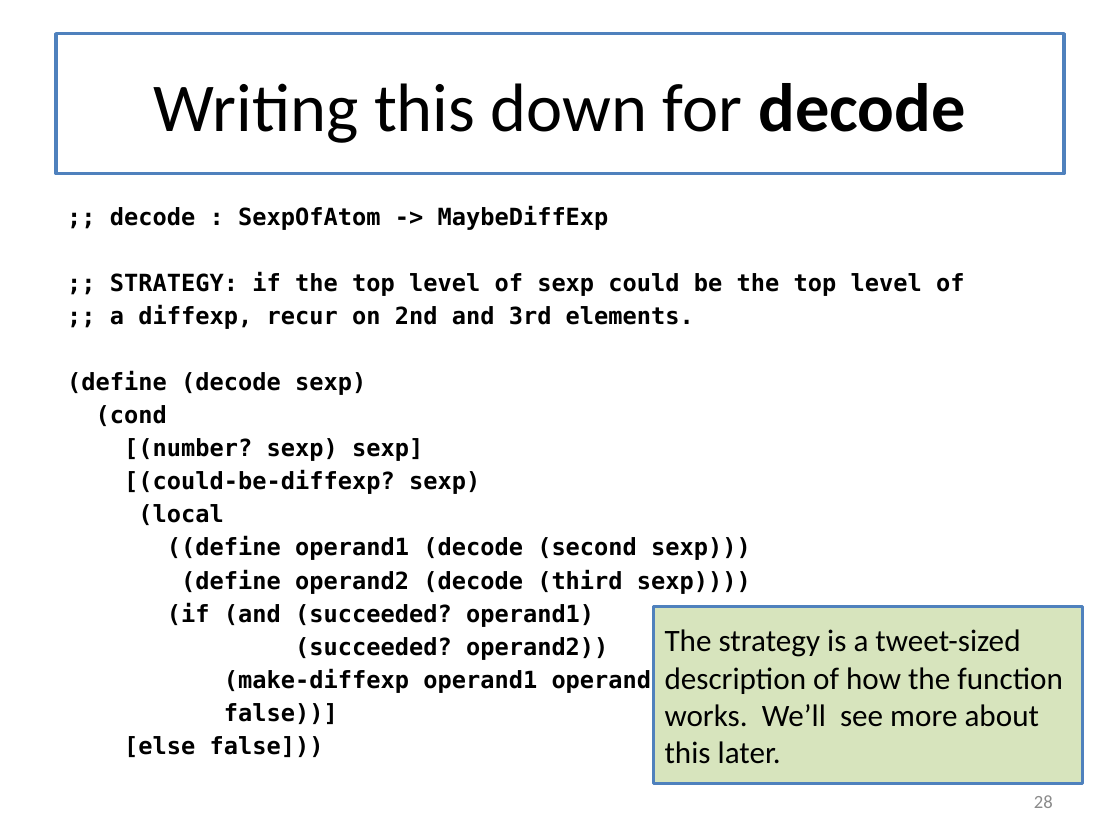
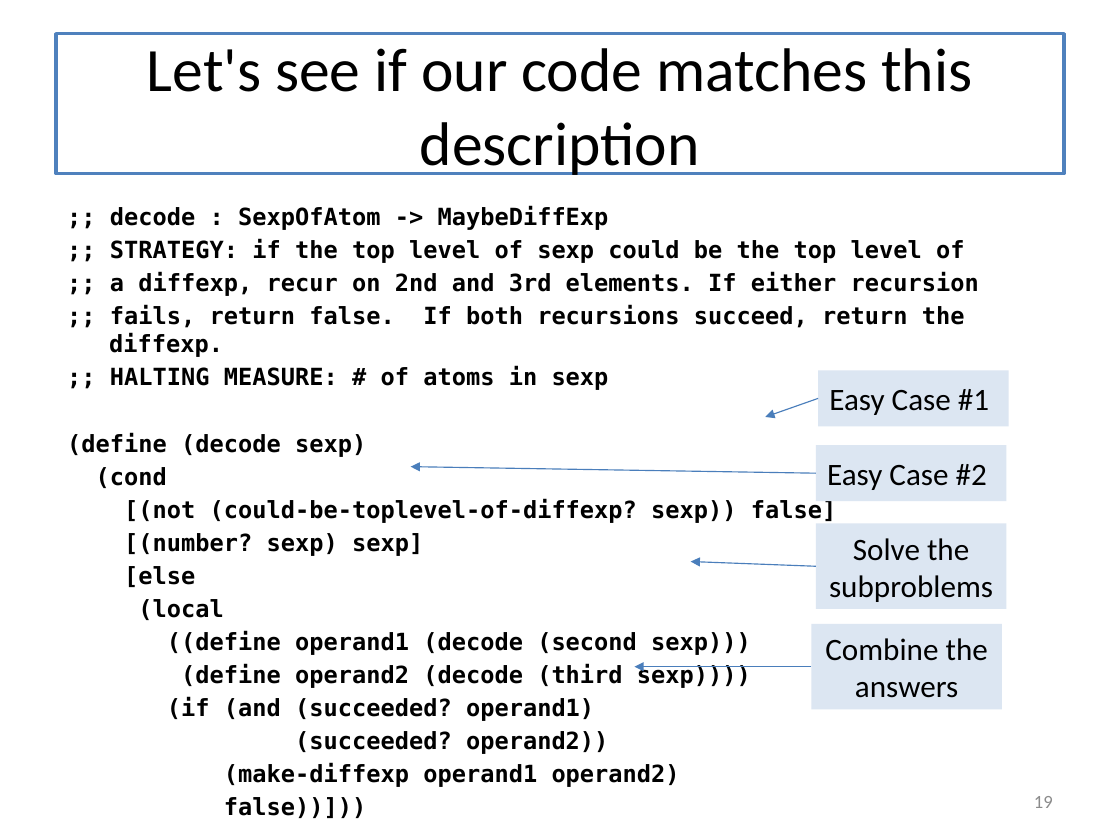
Before and after one commit to mwand/cs5010f16, a slide deck: slide 19 of Slides/Lesson 8.1 Introducing General Recursion.pptx (slide 28 before the commit). Drawn at 1120x840 pixels with LibreOffice and Linux fonts; fonts in the diff are those of the drawing. Boxes give left, top, right and bottom in pixels: in the first picture for what was removed or moved away, otherwise in the second. Text is boxed around its words. In the diff, an @@ line names an element or a change of style, - is before the commit and + after.

```diff
--- a/Slides/Lesson 8.1 Introducing General Recursion.pptx
+++ b/Slides/Lesson 8.1 Introducing General Recursion.pptx
@@ title at <box>147,48,972,175</box>: text changed; size 44 to 39.6 pt @@
-Writing this down for decode
+Let's see if our code matches this description
@@ text at <box>109,271,979,390</box>: text changed @@
-;; a diffexp, recur on 2nd and 3rd elements.
+;; a diffexp, recur on 2nd and 3rd elements. If either recursion
+;; fails, return false. If both recursions succeed, return the diffexp.
+;; HALTING MEASURE: # of atoms in sexp
@@ rectangle added at <box>818,371,1008,427</box>, fill #DCE6F2, 20 pt, text #000000 @@
+Easy Case #1
@@ arrow added from (818, 399) to (765, 417), #4B7EBC 0.75 pt @@
@@ rectangle added at <box>816,445,1007,501</box>, fill #DCE6F2, 20 pt, text #000000 @@
+Easy Case #2
@@ arrow added from (816, 473) to (411, 467), #4B7EBC 0.75 pt @@
@@ text at <box>124,498,836,523</box>: paragraph added @@
+[(not (could-be-toplevel-of-diffexp? sexp)) false]
@@ rectangle added at <box>816,523,1007,608</box>, fill #DCE6F2, 20 pt, text #000000 @@
+Solve the subproblems
@@ text at <box>124,566,195,587</box>: text changed @@
-[(could-be-diffexp? sexp)
+[else
@@ arrow added from (816, 567) to (691, 561), #4B7EBC 0.75 pt @@
@@ rectangle removed at <box>653,607,1082,784</box> @@
-The strategy is a tweet-sized description of how the function works. We’ll see more about this later.
@@ rectangle added at <box>811,624,1001,709</box>, fill #DCE6F2, 20 pt, text #000000 @@
+Combine the answers
@@ arrow added from (811, 666) to (635, 666), #4B7EBC 0.75 pt @@
@@ text at <box>124,703,338,757</box>: text changed @@
-false))]
-[else false]))
+false))]))
@@ page number at <box>1034,796,1053,808</box>: text changed @@
-28
+19
```
Also in this commit, not shown: 22 other slides changed, 5 slides added, 11 other files.
